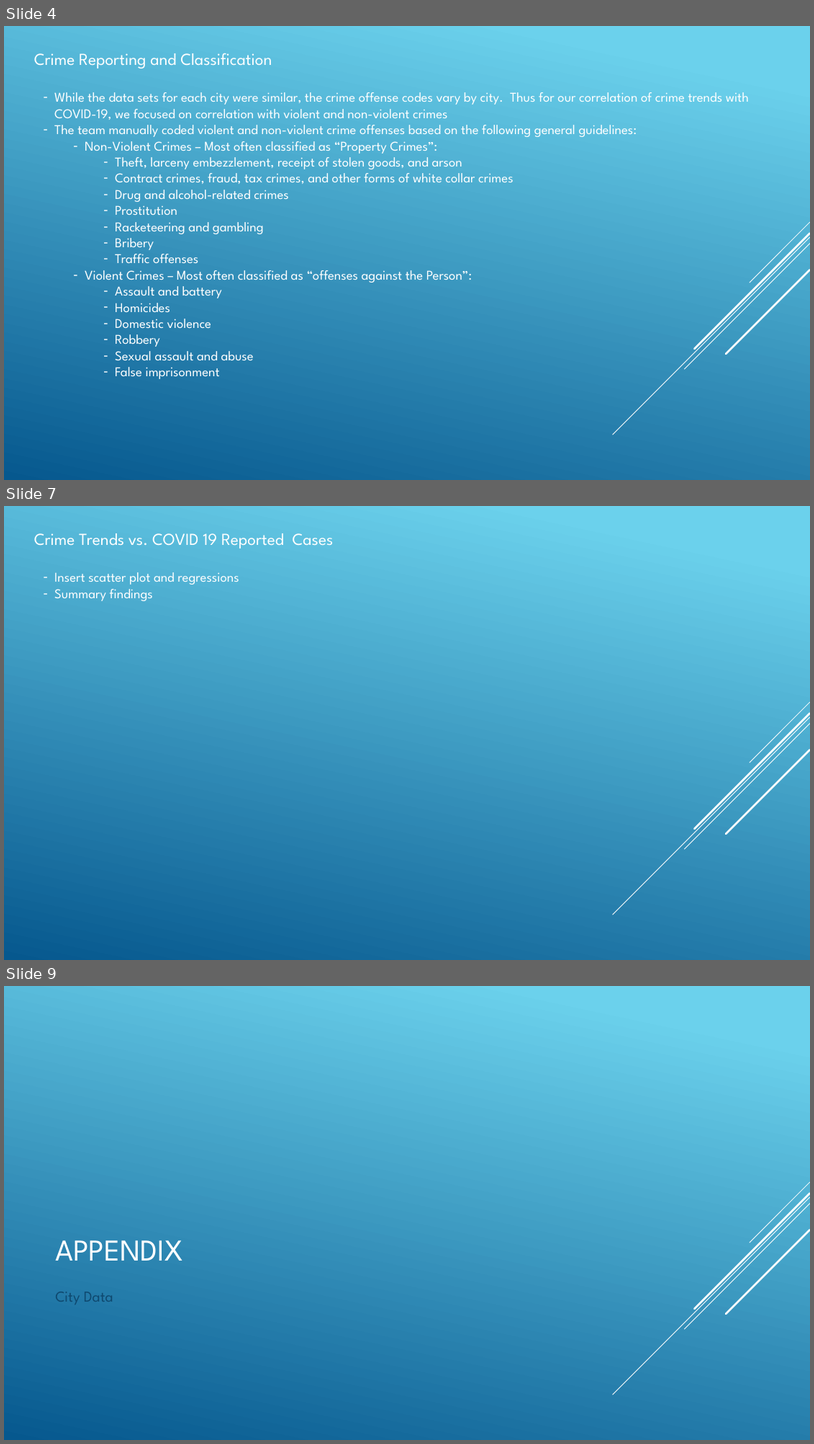
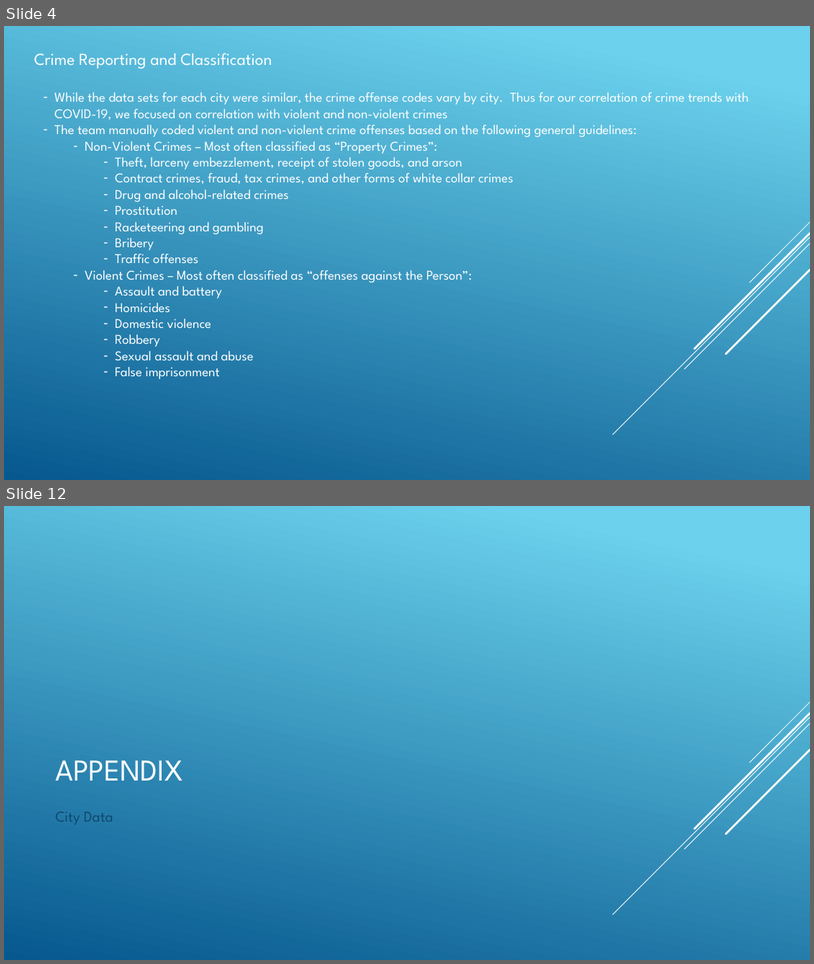
Before and after one commit to angelabanko/Project_1, a slide deck: Draft Presentation.pptx. Shown one above the other, each under a label of ours: slides 4, 7 and 9 before the commit, slides 4 and 12 after it; the slides between them are not shown. The pictures are 814x1444 and 814x964 pixels, drawn with LibreOffice and Linux fonts; fonts in the diff are those of the drawing. Boxes give left, top, right and bottom in pixels: in the first picture for what was removed or moved away, otherwise in the second. Text is boxed around its words. In the diff, an @@ line names an element or a change of style, - is before the commit and + after.

```diff
--- a/Draft Presentation.pptx
+++ b/Draft Presentation.pptx
@@ slide 7 removed at bbox=[4, 506, 810, 960], background gradient #6ED2EB to #06588E; not listed: 5 template elements that a slide beside it also shows @@
@@ text removed at bbox=[34, 533, 334, 548] @@
-Crime Trends vs. COVID 19 Reported Cases
@@ text removed at bbox=[54, 572, 239, 601] @@
-– Insert scatter plot and regressions
-– Summary findings
@@ what was slide 9 is now slide 12 @@
```
Also in this commit, not shown: 2 slides changed, 11 slides added, 2 other slides removed, 15 other files.
